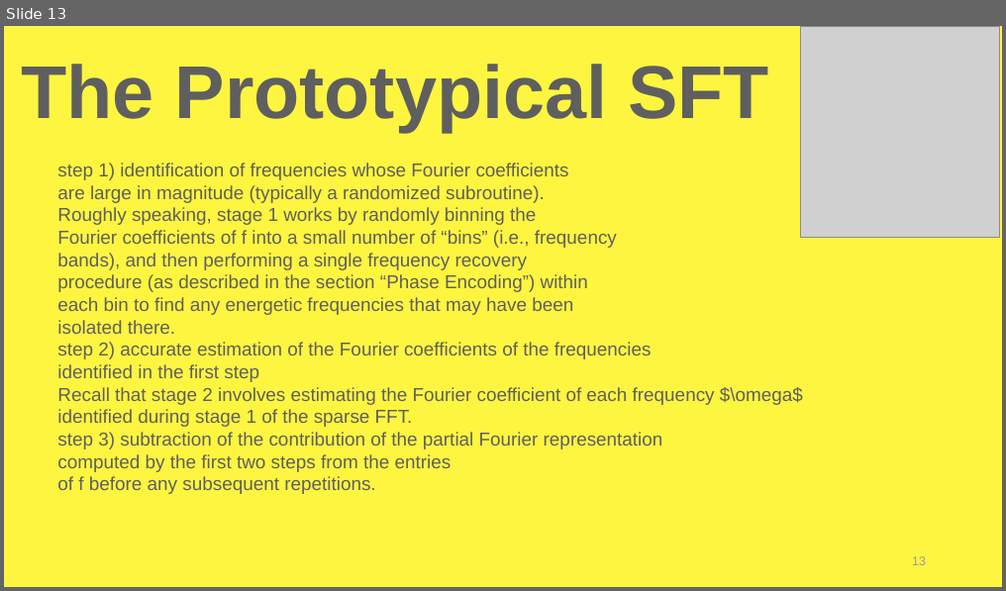
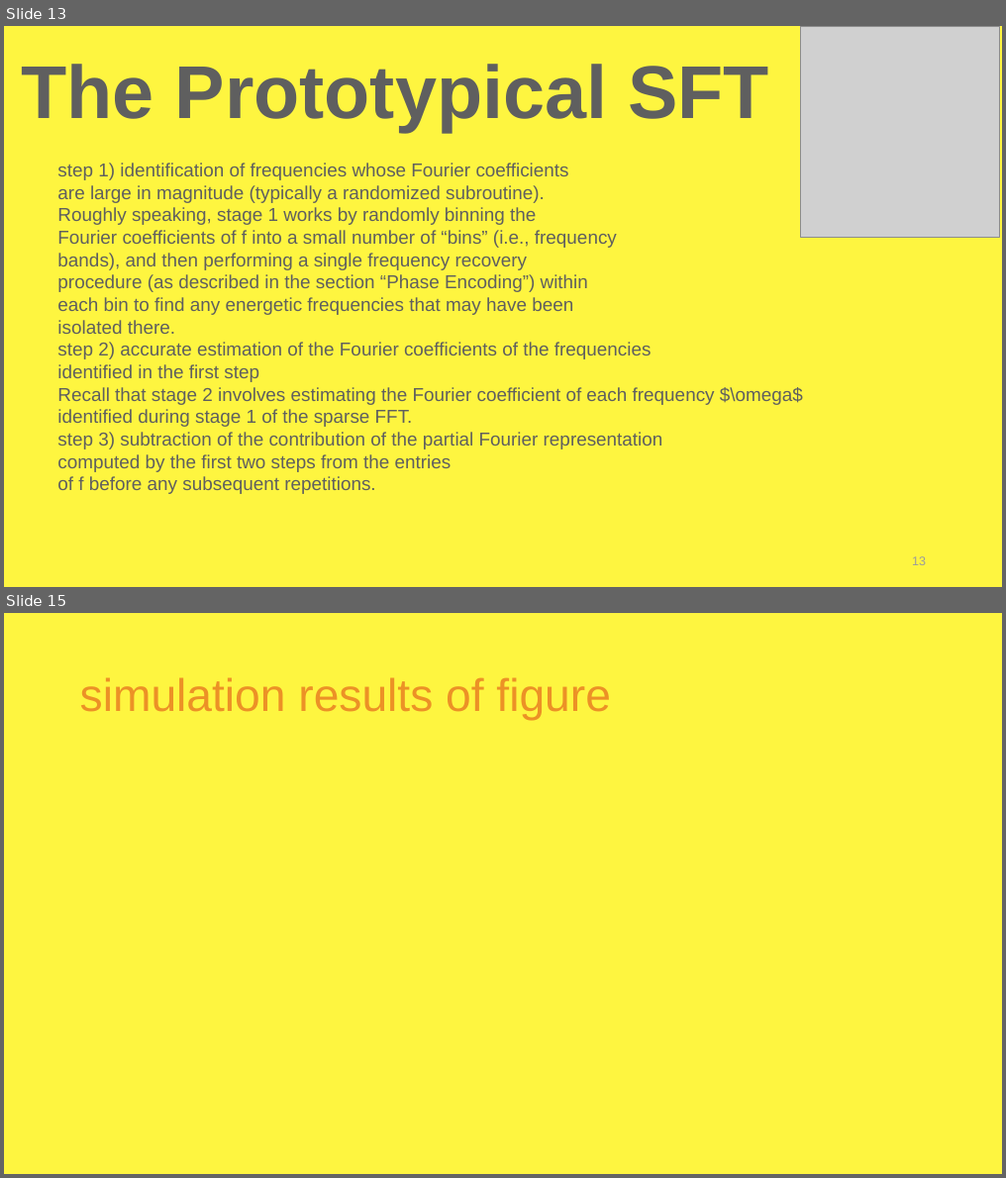
Before and after one commit to andrii619/SparseFFT, a slide deck: Sparse Fourier transform Final Project Report.pptx. Shown one above the other, each under a label of ours: slide 13 before the commit, slides 13 and 15 after it; the slides between them are not shown. The pictures are 1006x591 and 1006x1178 pixels, drawn with LibreOffice and Linux fonts; fonts in the diff are those of the drawing; grey boxes stand for pictures. Boxes give left, top, right and bottom in pixels: in the first picture for what was removed or moved away, otherwise in the second. Text is boxed around its words. In the diff, an @@ line names an element or a change of style, - is before the commit and + after.

```diff
--- a/Sparse Fourier transform Final Project Report.pptx
+++ b/Sparse Fourier transform Final Project Report.pptx
@@ slide 15 added at [4, 613, 1002, 1174], background #FEF540 @@
@@ title added at [80, 677, 610, 721], 44 pt, text #EC9126 @@
+simulation results of figure
```
Also in this commit, not shown: 2 other slides added.
